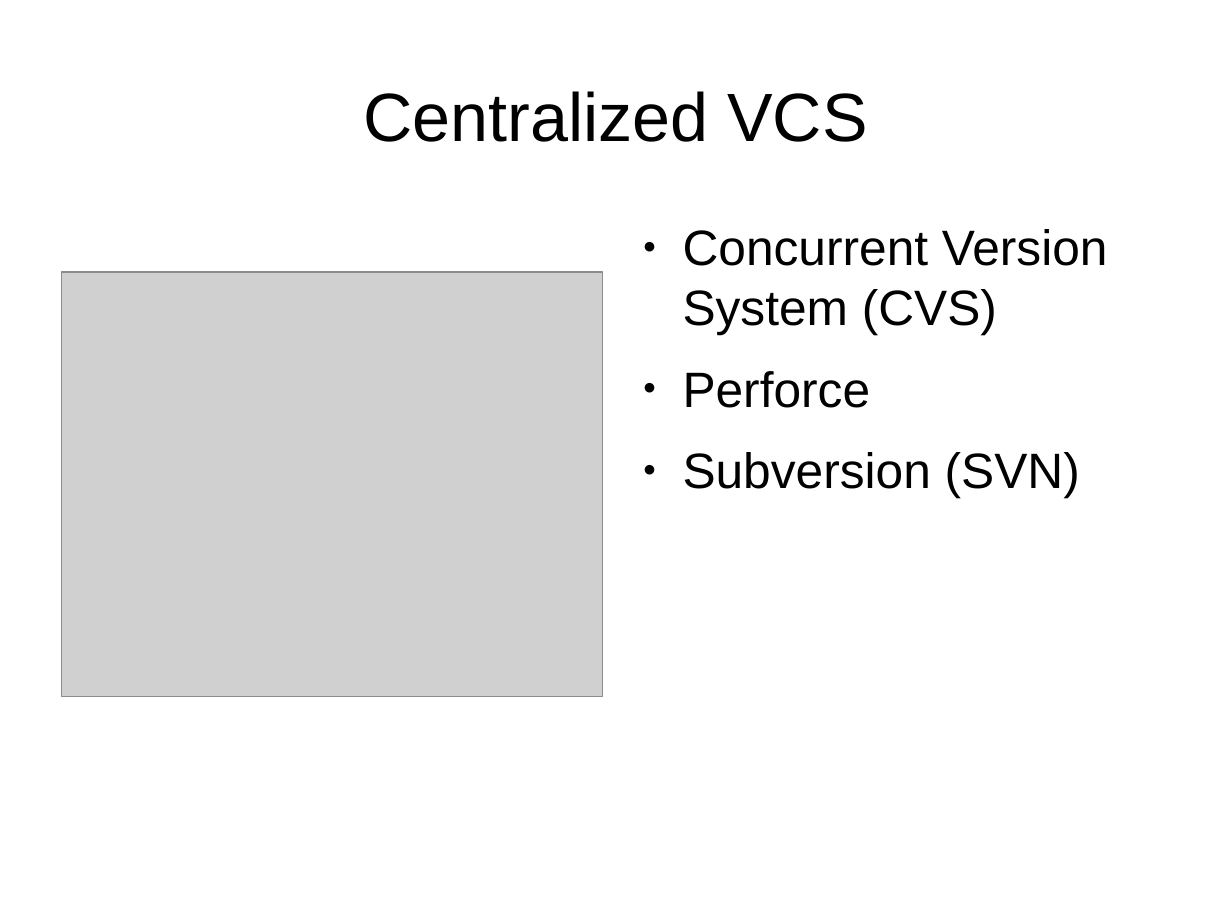
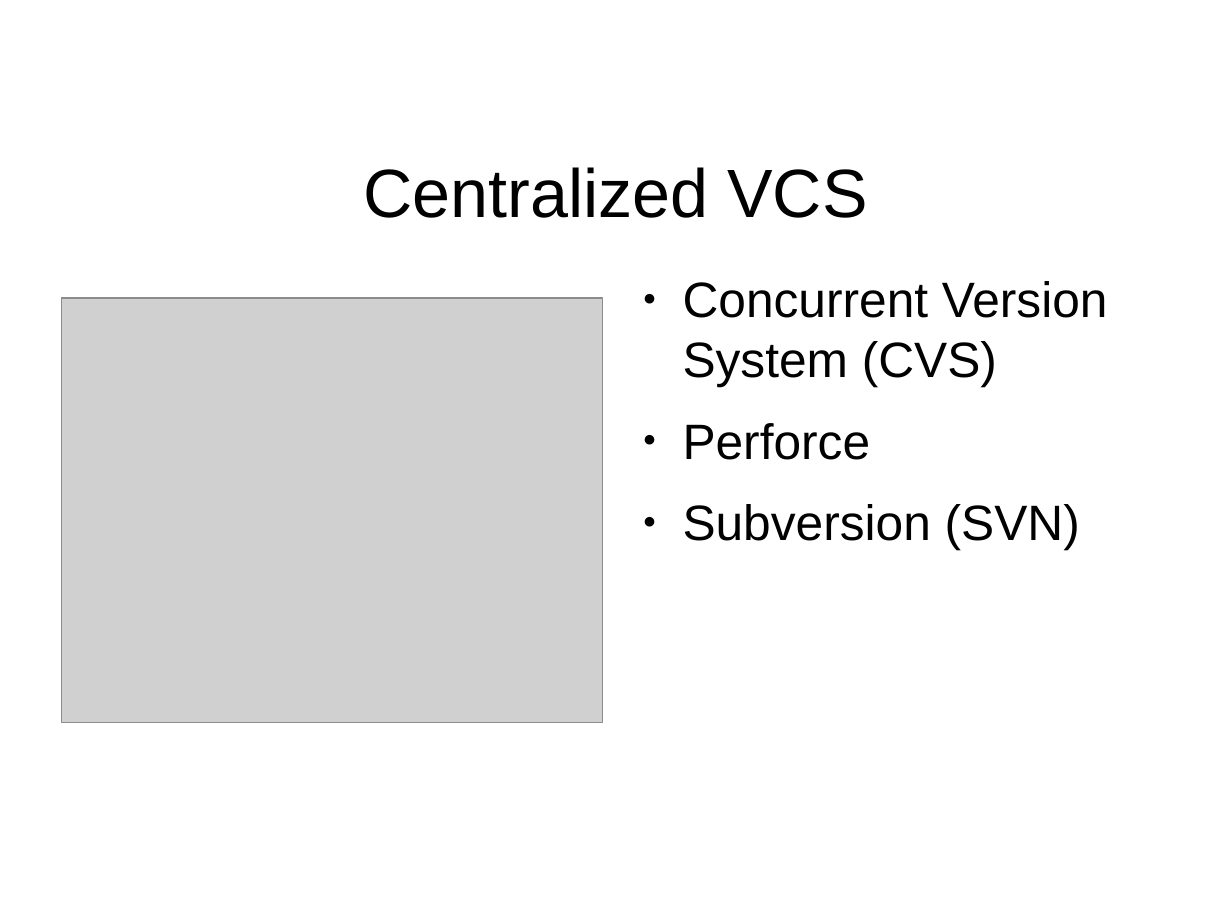
Before and after one commit to Reiuiji/Presentations, a slide deck: slide 9 of Git-Introduction/Git-Introduction.odp. Drawn at 1232x924 pixels with LibreOffice and Linux fonts; fonts in the diff are those of the drawing; grey boxes stand for pictures; background and template pictures are left out. Boxes give left, top, right and bottom in pixels: in the first picture for what was removed or moved away, otherwise in the second. Text is boxed around its words. In the diff, an @@ line names an element or a change of style, - is before the commit and + after.

```diff
--- a/Git-Introduction/Git-Introduction.odp
+++ b/Git-Introduction/Git-Introduction.odp
@@ title "Centralized VCS": place and size @@
-title "Centralized VCS" at [363, 91, 867, 142]
+title "Centralized VCS" at [363, 167, 867, 218]
@@ text "Concurrent Version System (CVS)": place and size @@
-text "Concurrent Version System (CVS)" at [683, 229, 1108, 498]
+text "Concurrent Version System (CVS)" at [683, 281, 1108, 550]
@@ picture: place and size @@
-picture at [61, 272, 603, 696]
+picture at [61, 298, 603, 723]
```
Also in this commit, not shown: 43 other slides changed.
